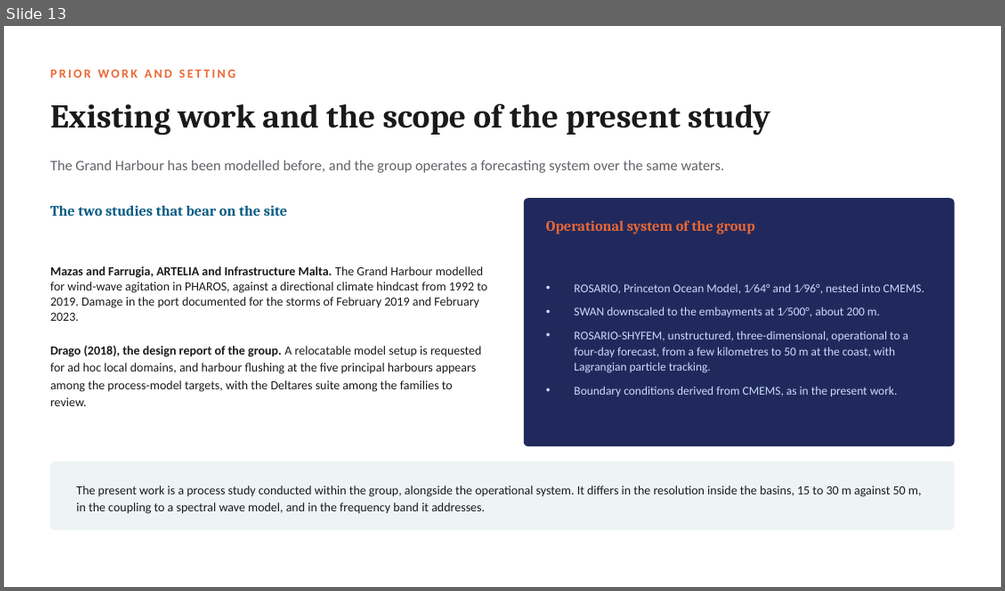
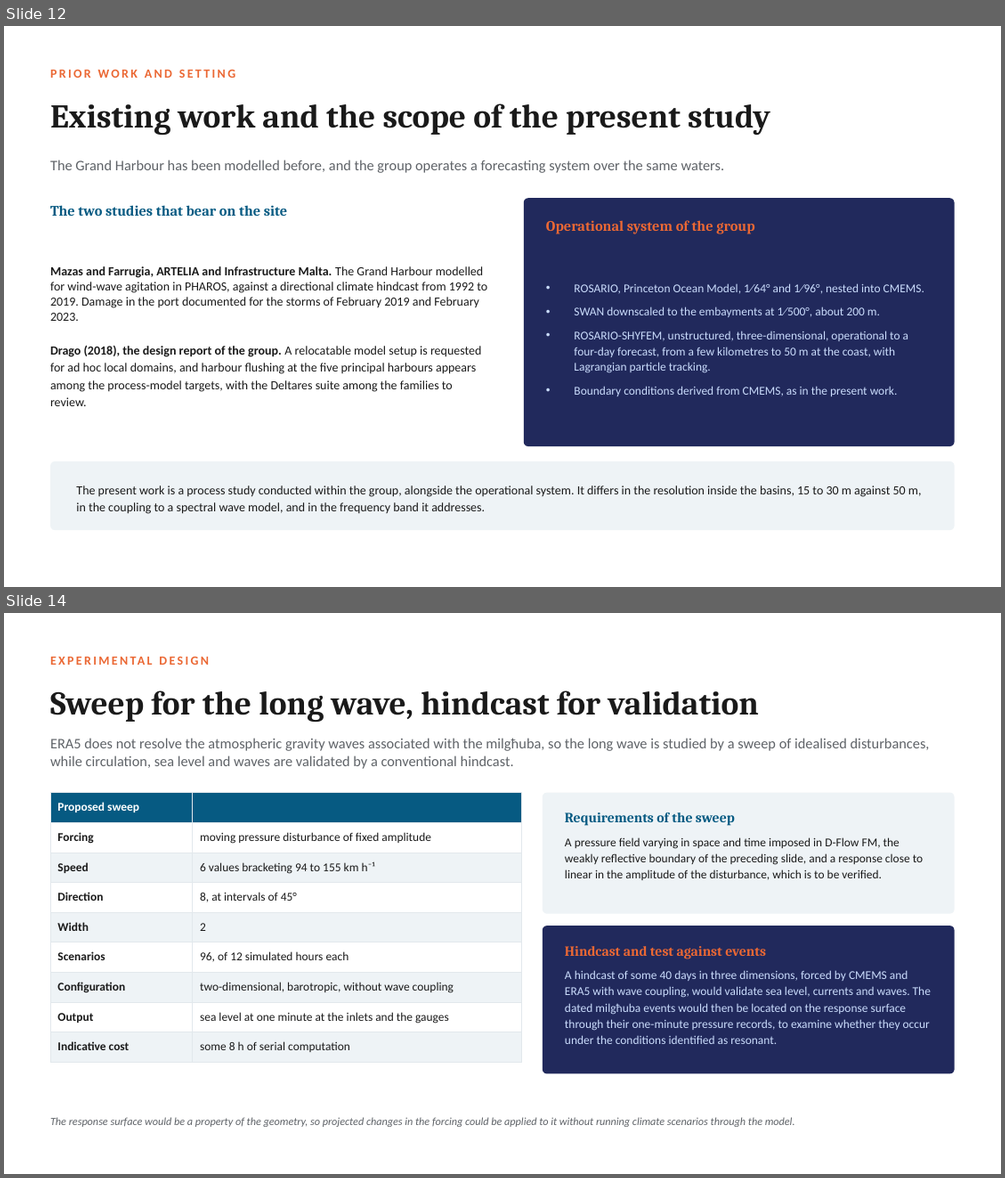
Before and after one commit to cicero-martins/MaltaDT, a slide deck: docs/valletta_model_concept_2026-10-08.pptx. Shown one above the other, each under a label of ours: slide 13 before the commit, slides 12 and 14 after it; the slides between them are not shown. The pictures are 1005x591 and 1005x1178 pixels, drawn with LibreOffice and Linux fonts; fonts in the diff are those of the drawing. Boxes give left, top, right and bottom in pixels: in the first picture for what was removed or moved away, otherwise in the second. Text is boxed around its words. In the diff, an @@ line names an element or a change of style, - is before the commit and + after.

Commit message:
docs(deck): restructure the full deck to sixteen slides and clarify the design
The slide on the eigenvalue calculation is merged into the Senglea
slide, since its role is to support one row of the period table and the
spectrum is the test of that row. The slide on the mouth sensitivity is
folded into the research questions, where it is one of three
accompanying questions. The design slide no longer opposes sweep and
hindcast, since both are planned: the sweep of 96 scenarios addresses
the long wave and the hindcast validates circulation and waves. The
assumptions behind the 160 simulated days and the 17-minute period are
stated, the open questions return to one slide of six, three-dimensional
runs move to October, and the closing slide carries the repository link
and the cover photograph.

The cover is now held in docs/deck_cover.pptx, so that a rebuild of
either deck does not depend on a previous build.

```diff
--- a/docs/valletta_model_concept_2026-10-08.pptx
+++ b/docs/valletta_model_concept_2026-10-08.pptx
@@ slide 14 added at (4, 613, 1001, 1174), background #FFFFFF @@
@@ text added at (50, 649, 723, 672), 12 pt, text #EB6834, bold @@
+EXPERIMENTAL DESIGN
@@ text added at (50, 690, 759, 722), 32 pt, text #1A1A1A, bold @@
+Sweep for the long wave, hindcast for validation
@@ text added at (50, 738, 930, 769), 14 pt, text #5F6368 @@
+ERA5 does not resolve the atmospheric gravity waves associated with the milgħuba, so the long wave is studied by a sweep of idealised disturbances, while circulation, sea level and waves are validated by a conventional hindcast.
@@ table added at (50, 793, 521, 1055), 9 rows, 2 columns @@
+Proposed sweep | 
+Forcing | moving pressure disturbance of fixed amplitude
+Speed | 6 values bracketing 94 to 155 km h⁻¹
+Direction | 8, at intervals of 45°
+Width | 2
+Scenarios | 96, of 12 simulated hours each
+Configuration | two-dimensional, barotropic, without wave coupling
+Output | sea level at one minute at the inlets and the gauges
+Indicative cost | some 8 h of serial computation
@@ rounded rectangle added at (542, 793, 955, 914), fill #EEF3F6 @@
@@ text added at (565, 812, 735, 826), 13.5 pt, text #065A82, bold @@
+Requirements of the sweep
@@ text added at (565, 837, 922, 880), 11.5 pt, text #1A1A1A @@
+A pressure field varying in space and time imposed in D-Flow FM, the weakly reflective boundary of the preceding slide, and a response close to linear in the amplitude of the disturbance, which is to be verified.
@@ rounded rectangle added at (542, 925, 955, 1074), fill #21295C @@
@@ text added at (565, 946, 766, 959), 13.5 pt, text #EB6834, bold @@
+Hindcast and test against events
@@ text added at (565, 970, 930, 1044), 11.5 pt, text #CADCFC @@
+A hindcast of some 40 days in three dimensions, forced by CMEMS and ERA5 with wave coupling, would validate sea level, currents and waves. The dated milgħuba events would then be located on the response surface through their one-minute pressure records, to examine whether they occur under the conditions identified as resonant.
@@ text added at (50, 1117, 795, 1127), 10.5 pt, text #5F6368, italic @@
+The response surface would be a property of the geometry, so projected changes in the forcing could be applied to it without running climate scenarios through the model.
@@ what was slide 13 is now slide 12 @@
```
Also in this commit, not shown: 5 slides changed, 1 other slide added, 5 slides removed, 6 other files.
